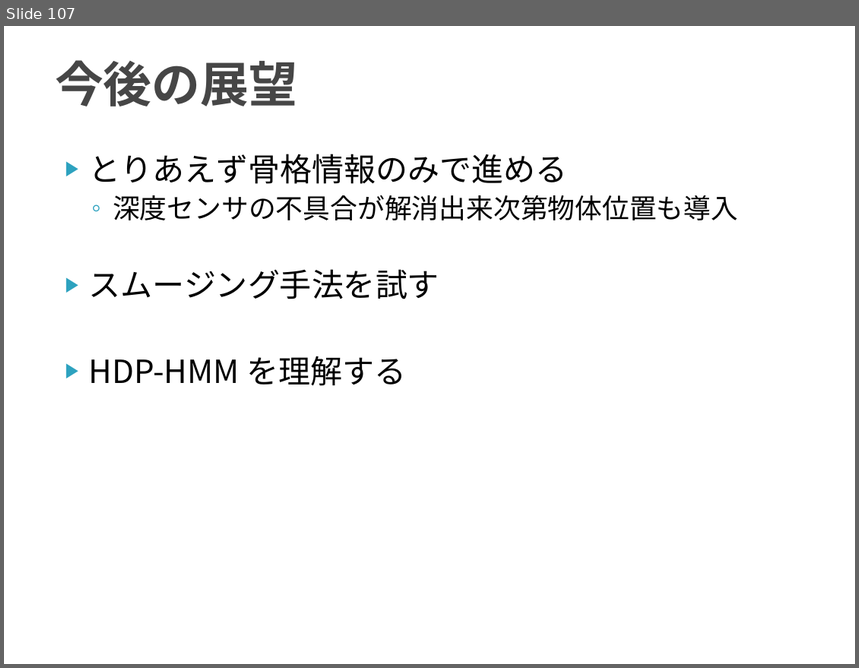
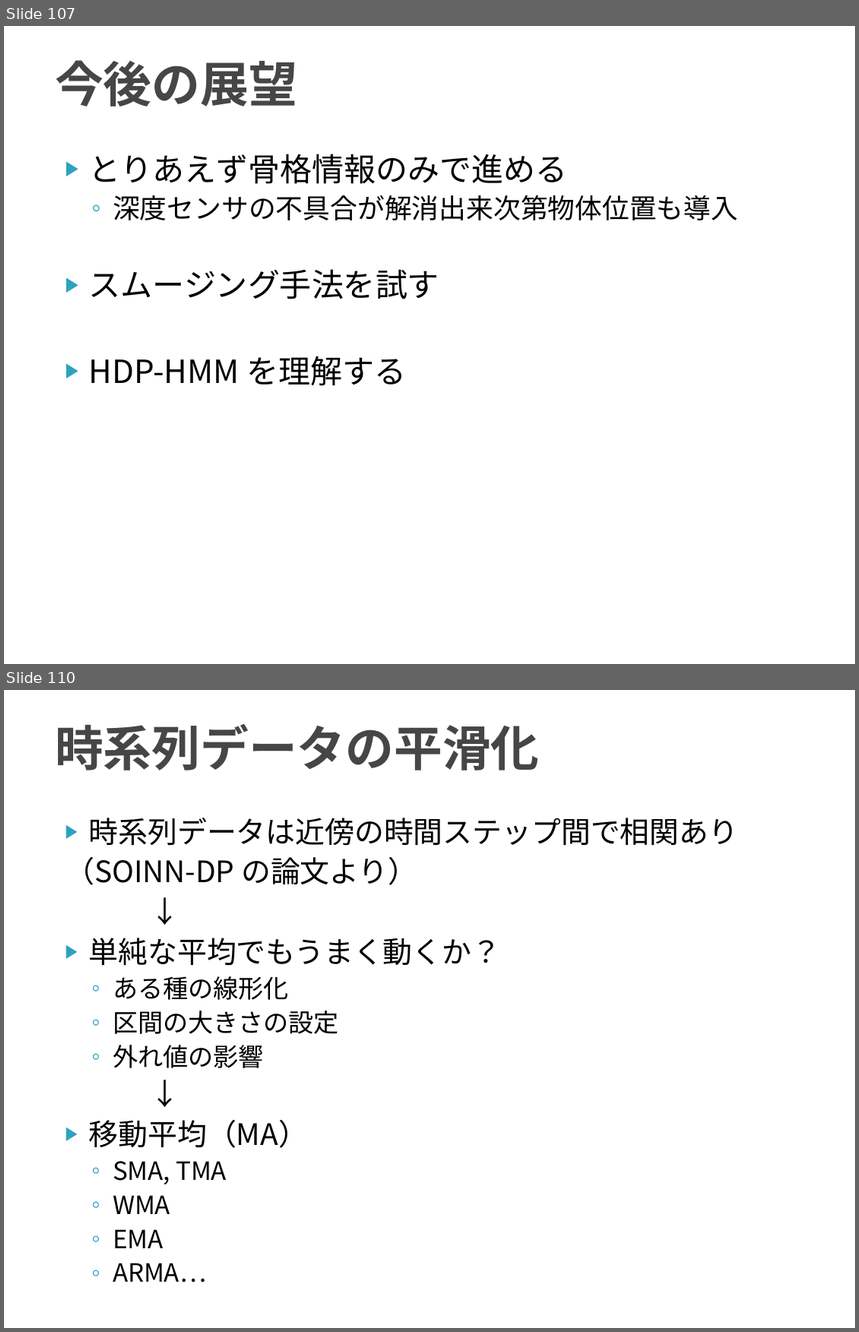
Before and after one commit to TetsuyaKomota/MyMasterStudies, a slide deck: slides/discussion2016.pptx. Shown one above the other, each under a label of ours: slide 107 before the commit, slides 107 and 110 after it; the slides between them are not shown. The pictures are 859x668 and 859x1332 pixels, drawn with LibreOffice and Linux fonts; fonts in the diff are those of the drawing. Boxes give left, top, right and bottom in pixels: in the first picture for what was removed or moved away, otherwise in the second. Text is boxed around its words. In the diff, an @@ line names an element or a change of style, - is before the commit and + after.

```diff
--- a/slides/discussion2016.pptx
+++ b/slides/discussion2016.pptx
@@ slide 110 added at (x1=4, y1=690, x2=855, y2=1328), background #FFFFFF @@
@@ title added at (x1=55, y1=723, x2=540, y2=771), 41 pt, text #464646, bold @@
+時系列データの平滑化
@@ text added at (x1=65, y1=818, x2=738, y2=1283), 25 pt, text #000000 @@
+▶ 時系列データは近傍の時間ステップ間で相関あり
+（SOINN-DP の論文より）
+↓
+▶ 単純な平均でもうまく動くか？
+  ◦ ある種の線形化
+  ◦ 区間の大きさの設定
+  ◦ 外れ値の影響
+↓
+▶ 移動平均（MA）
+  ◦ SMA, TMA
+  ◦ WMA
+  ◦ EMA
+  ◦ ARMA…
```
Also in this commit, not shown: 5 other slides added.
